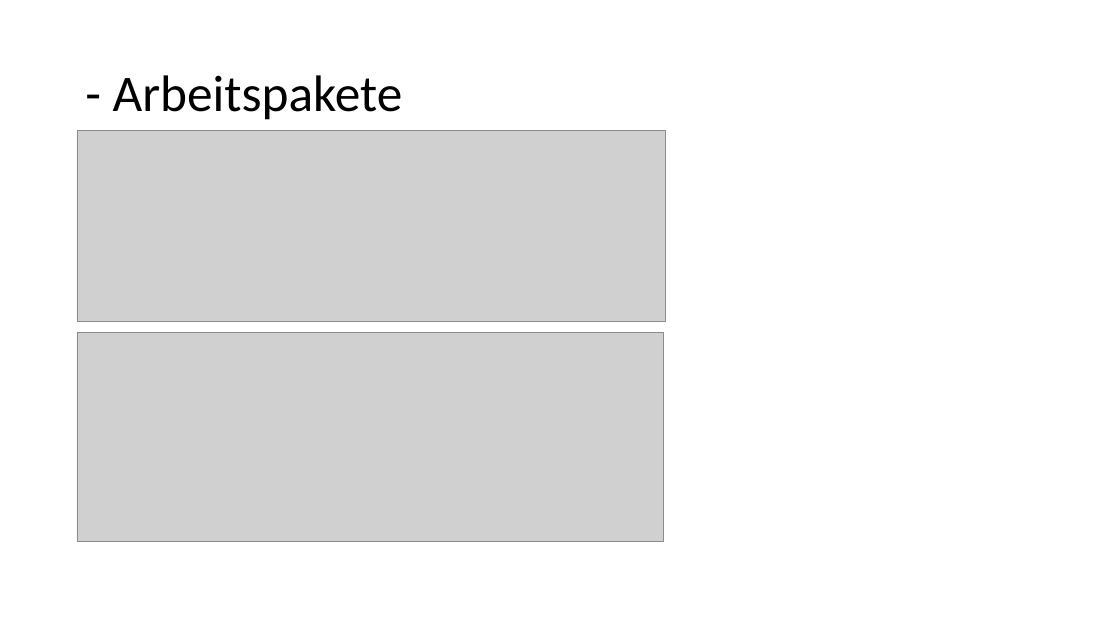
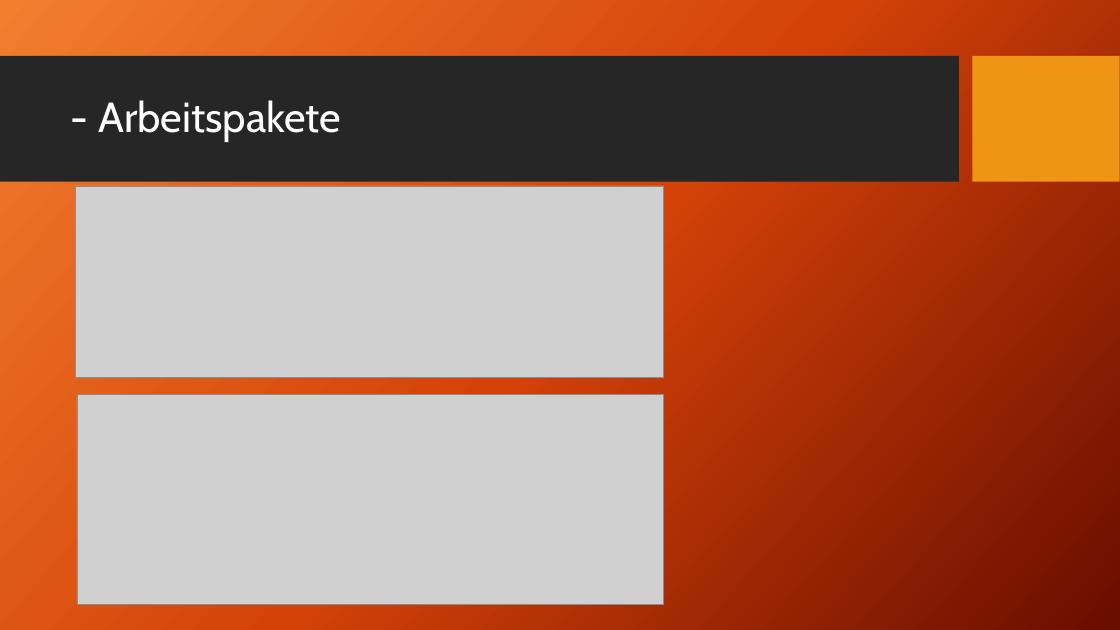
Before and after one commit to HTL-Waidhofen/itp-mentoring-6er-tragerl-mentoren, a slide deck: slide 2 of docs/MentorenProgramm.pptx. Drawn at 1120x630 pixels with LibreOffice and Linux fonts; fonts in the diff are those of the drawing; grey boxes stand for pictures; background and template pictures are left out. Boxes give left, top, right and bottom in pixels: in the first picture for what was removed or moved away, otherwise in the second. Text is boxed around its words. In the diff, an @@ line names an element or a change of style, - is before the commit and + after.

```diff
--- a/docs/MentorenProgramm.pptx
+++ b/docs/MentorenProgramm.pptx
@@ background #FFFFFF to picture (left out) @@
@@ rectangle added at bbox=[0, 56, 959, 182], fill #262626 @@
@@ rectangle added at bbox=[973, 56, 1120, 182], fill #F09415 @@
@@ title "- Arbeitspakete": place and size @@
-title "- Arbeitspakete" at bbox=[113, 75, 403, 120]
+title "- Arbeitspakete" at bbox=[98, 100, 341, 142]
@@ title "- Arbeitspakete" at bbox=[98, 100, 341, 142]: size 44 to 36 pt, font Calibri to Cabin, text colour #000000 to #FFFFFF @@
@@ picture: place and size @@
-picture at bbox=[77, 130, 666, 322]
+picture at bbox=[75, 186, 664, 377]
@@ picture: place and size @@
-picture at bbox=[77, 332, 665, 542]
+picture at bbox=[77, 395, 665, 605]
```
Also in this commit, not shown: 3 other slides changed, 8 slides added, 6 slides removed, 1 other file.
